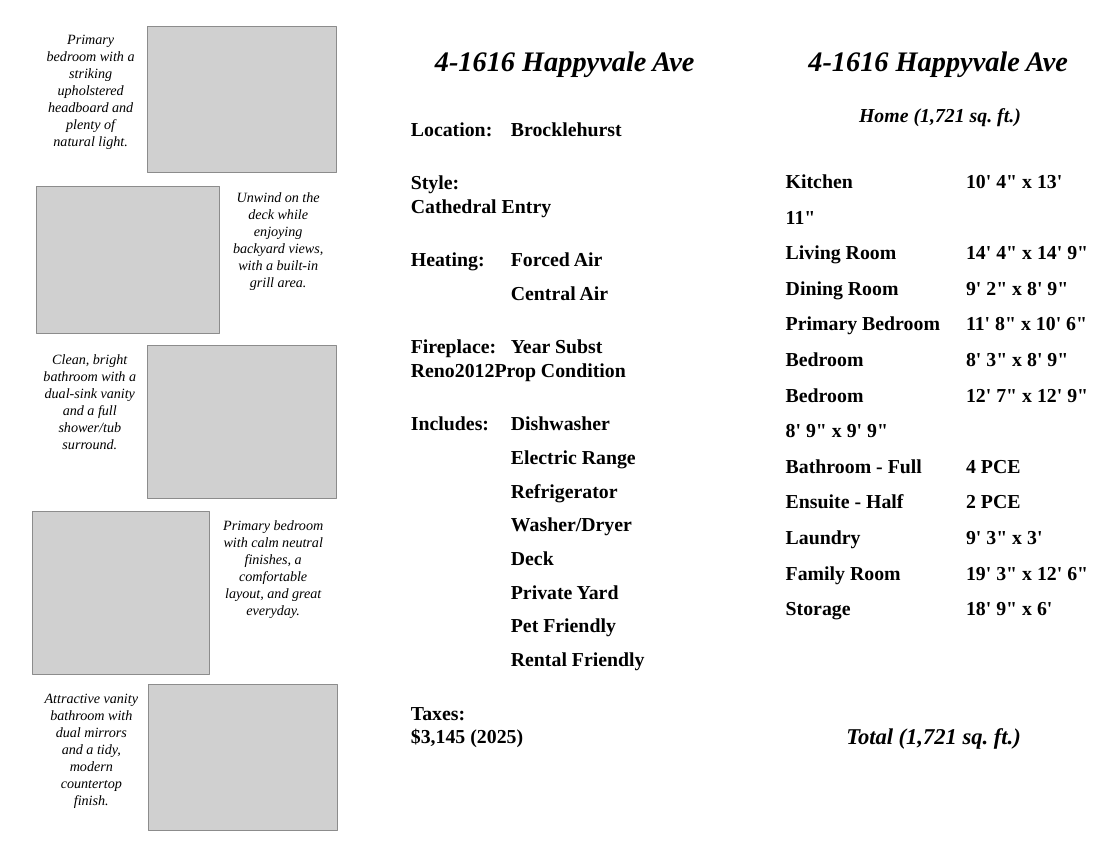
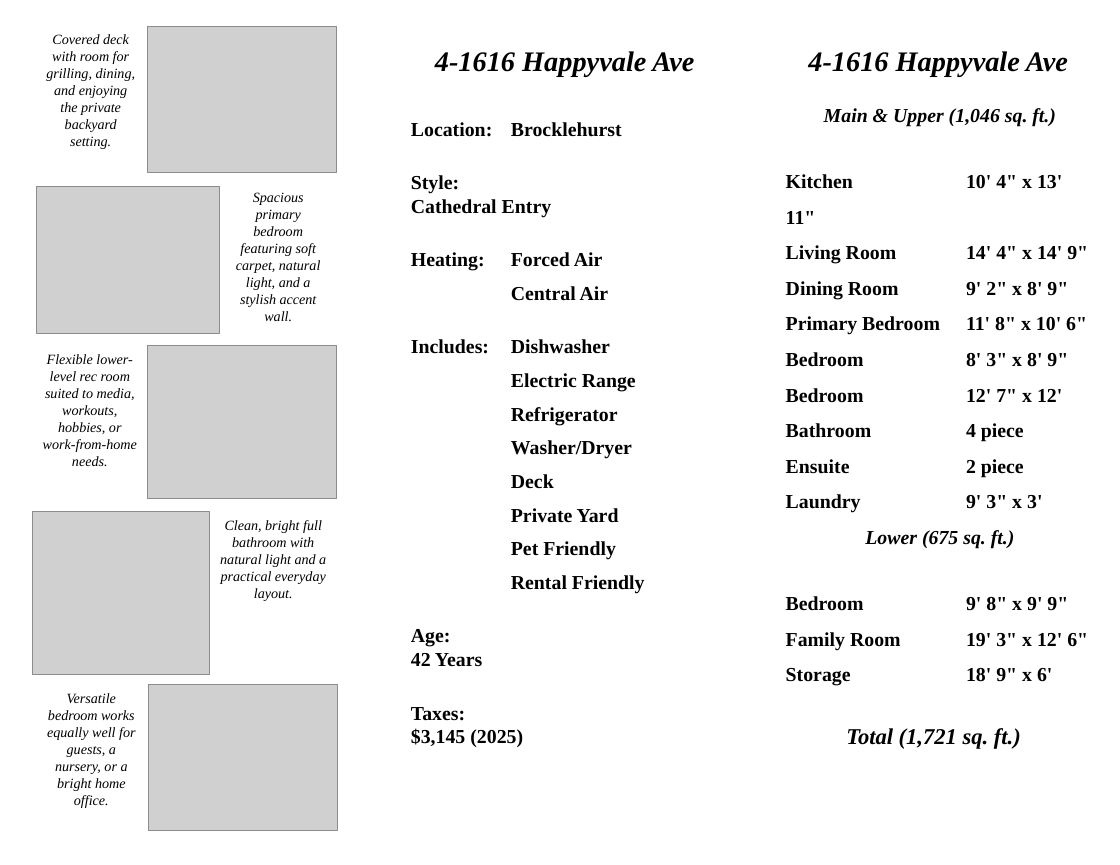
Before and after one commit to Shup04/Brochure-Agent, a slide deck: slide 2 of test_output.pptx. Drawn at 1120x865 pixels with LibreOffice and Linux fonts; fonts in the diff are those of the drawing; grey boxes stand for pictures; background and template pictures are left out. Boxes give left, top, right and bottom in pixels: in the first picture for what was removed or moved away, otherwise in the second. Text is boxed around its words. In the diff, an @@ line names an element or a change of style, - is before the commit and + after.

Commit message:
updated to gpt-5.4, everything works much better now

```diff
--- a/test_output.pptx
+++ b/test_output.pptx
@@ text at box(46, 34, 136, 149): text changed @@
-Primary bedroom with a striking upholstered headboard and plenty of natural light.
+Covered deck with room for grilling, dining, and enjoying the private backyard setting.
@@ text at box(824, 108, 1056, 127): text changed @@
-Home (1,721 sq. ft.)
+Main & Upper (1,046 sq. ft.)
@@ text at box(236, 192, 320, 321): text changed @@
-Unwind on the deck while enjoying backyard views, with a built-in grill area.
+Spacious primary bedroom featuring soft carpet, natural light, and a stylish accent wall.
@@ text at box(43, 354, 137, 466): text changed @@
-Clean, bright bathroom with a dual-sink vanity and a full shower/tub surround.
+Flexible lower-level rec room suited to media, workouts, hobbies, or work-from-home needs.
@@ text at box(411, 339, 626, 382): paragraph removed @@
-Fireplace: Year Subst Reno2012Prop Condition
@@ text at box(786, 388, 1062, 478): text changed @@
-Bedroom 12' 7" x 12' 9" 8' 9" x 9' 9"
-Bathroom - Full 4 PCE
-Ensuite - Half 2 PCE
+Bedroom 12' 7" x 12'
+Bathroom 4 piece
+Ensuite 2 piece
@@ text at box(220, 520, 326, 601): text changed @@
-Primary bedroom with calm neutral finishes, a comfortable layout, and great everyday.
+Clean, bright full bathroom with natural light and a practical everyday layout.
@@ text at box(786, 530, 1068, 611): paragraphs added @@
+Lower (675 sq. ft.)
+Bedroom 9' 8" x 9' 9"
@@ text at box(411, 629, 482, 666): paragraph added @@
+Age: 42 Years
@@ text at box(47, 693, 135, 808): text changed @@
-Attractive vanity bathroom with dual mirrors and a tidy, modern countertop finish.
+Versatile bedroom works equally well for guests, a nursery, or a bright home office.
```
Also in this commit, not shown: 1 other slide changed, 4 other files.
